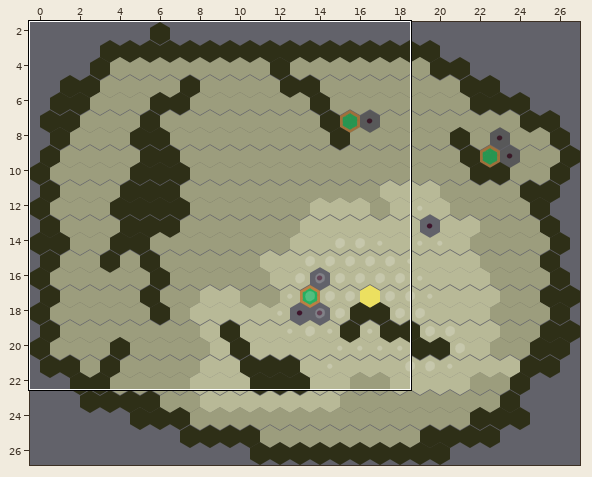
Level history. Tiled map (JSON): maps/testmap.tmj. Above, an overview of the earlier version with the close-up marked.
Close-up. Before the edit:
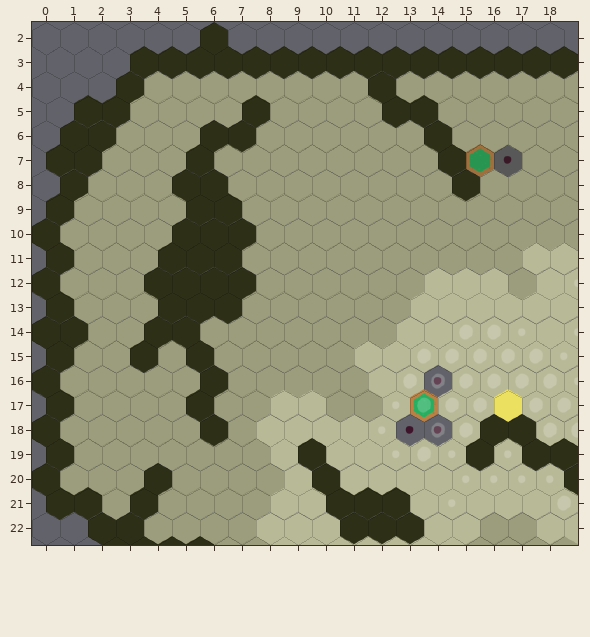
Cells are 60x70 px. Hexagonal. Every second row is shifted by half a cell. Shown: x 0..18, y 2..22.
And afterwards:
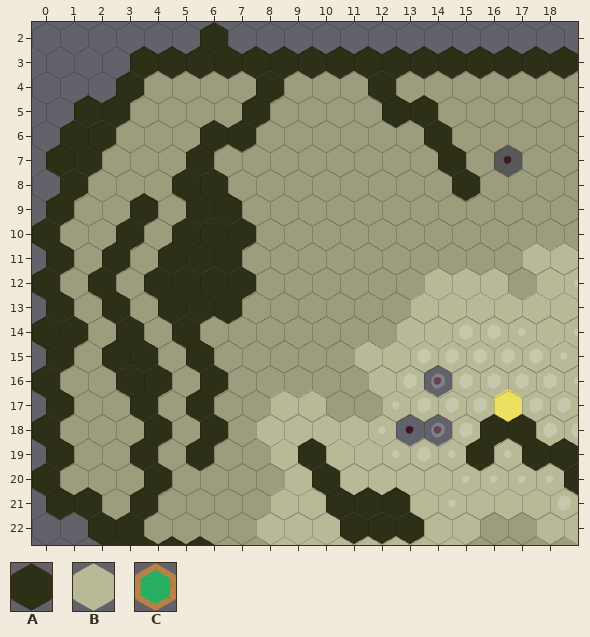
Key: from "simple-4x4": A 1, B 5, C 12.
_ is an empty cell.
Tiles replaced or removed in this view: A, B, C.
What changed:
Changed rows in their new state; . is an unchanged cell.
Layer "Floor":
first column x 2:
 4 ......A.......
 7 .............B
 9 .A............
10 .A............
11 A.............
12 A.............
13 A.............
14 .AB...........
15 A.............
16 .AA...........
17 .A.........B..
18 ..A...........
19 .A.A..........
